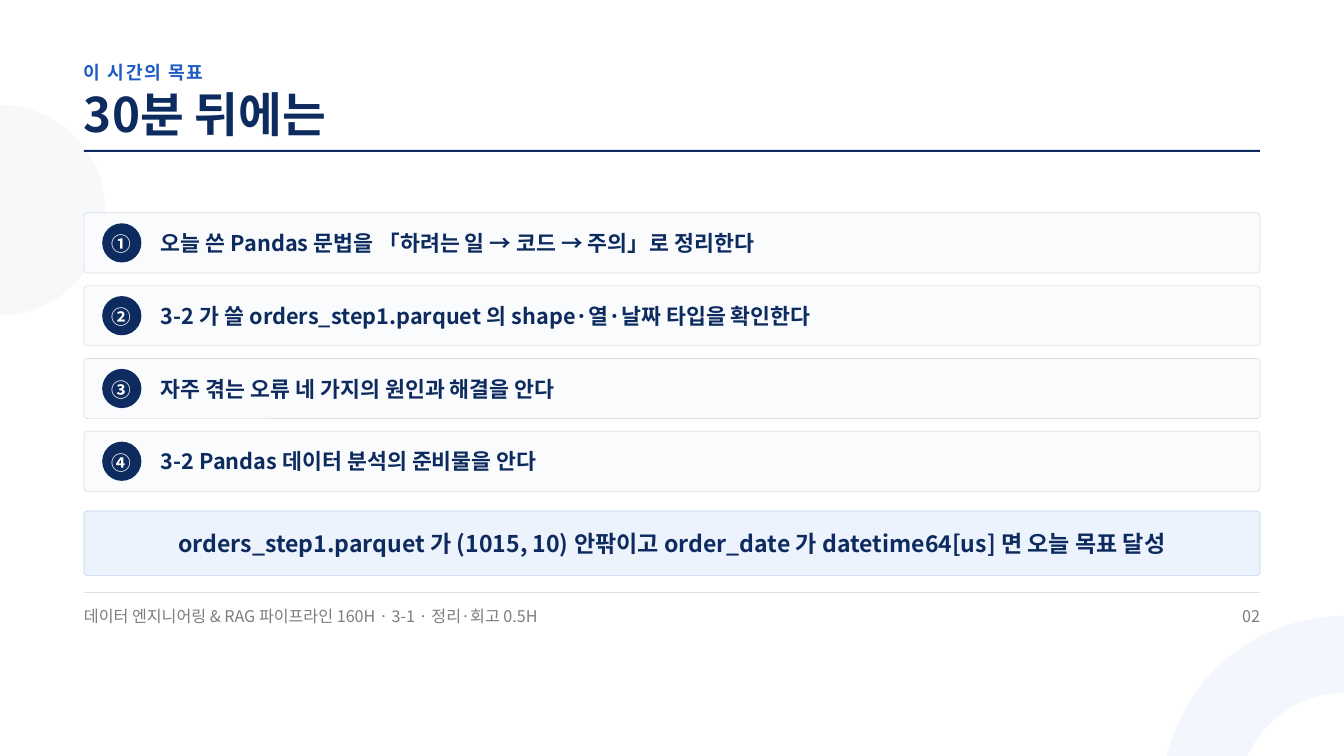
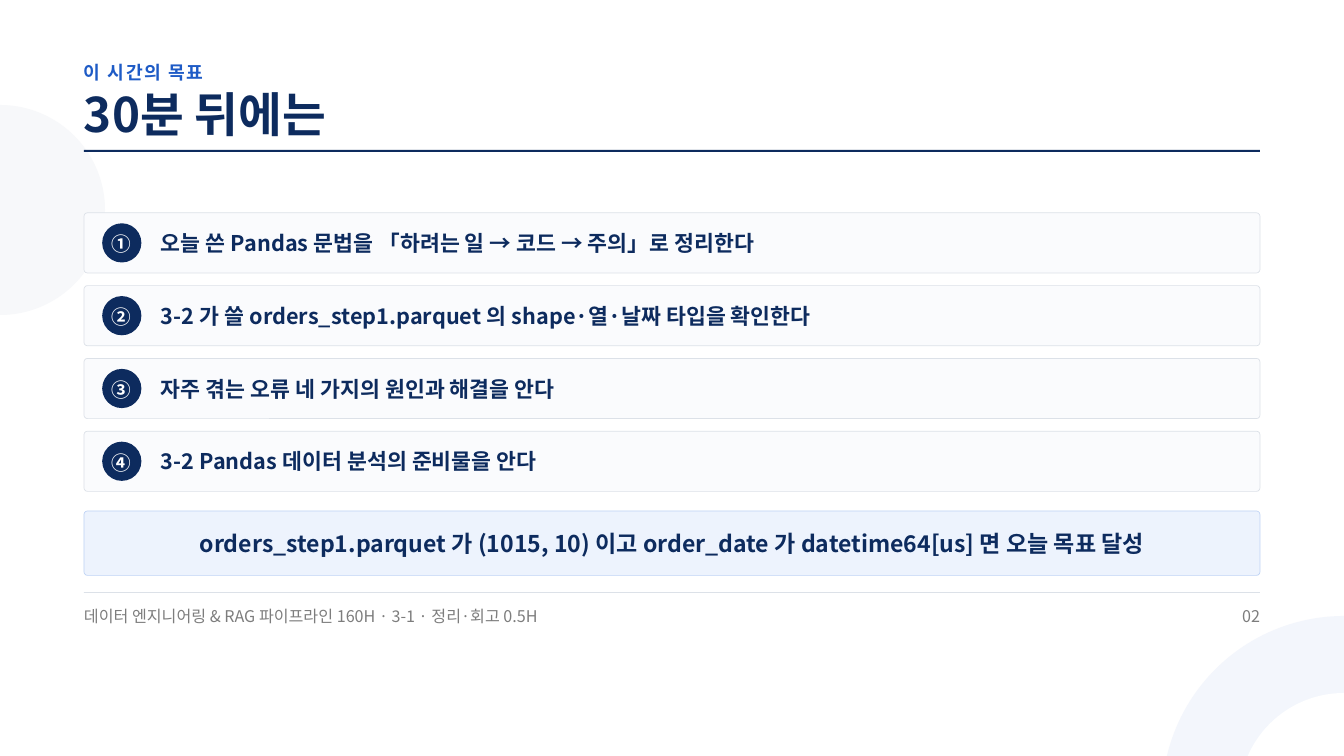
Before and after one commit to aebonlee/materials, a slide deck: slide 2 of data-eng/decks/w3d1s4.pptx. Drawn at 1344x756 pixels with LibreOffice and Linux fonts; fonts in the diff are those of the drawing. Boxes give left, top, right and bottom in pixels: in the first picture for what was removed or moved away, otherwise in the second. Text is boxed around its words. In the diff, an @@ line names an element or a change of style, - is before the commit and + after.

```diff
--- a/data-eng/decks/w3d1s4.pptx
+++ b/data-eng/decks/w3d1s4.pptx
@@ text at [200,532,1144,557]: text changed @@
-orders_step1.parquet 가 (1015, 10) 안팎이고 order_date 가 datetime64[us] 면 오늘 목표 달성
+orders_step1.parquet 가 (1015, 10) 이고 order_date 가 datetime64[us] 면 오늘 목표 달성
```
Also in this commit, not shown: 1 other file.
